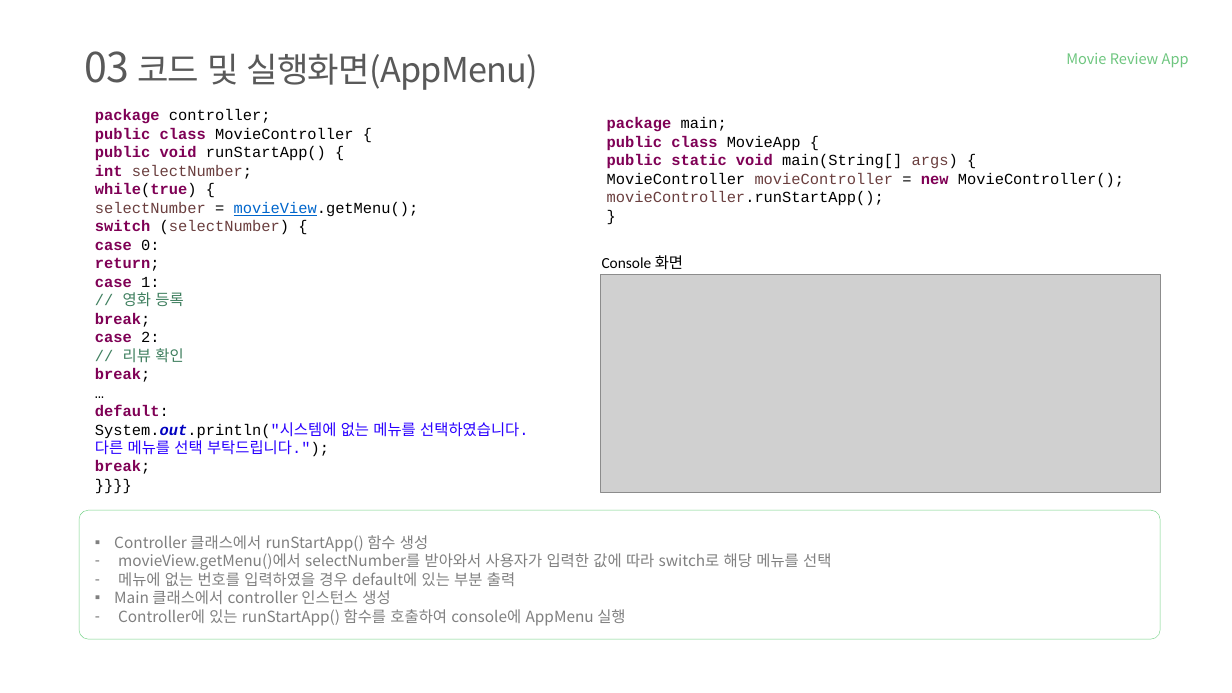
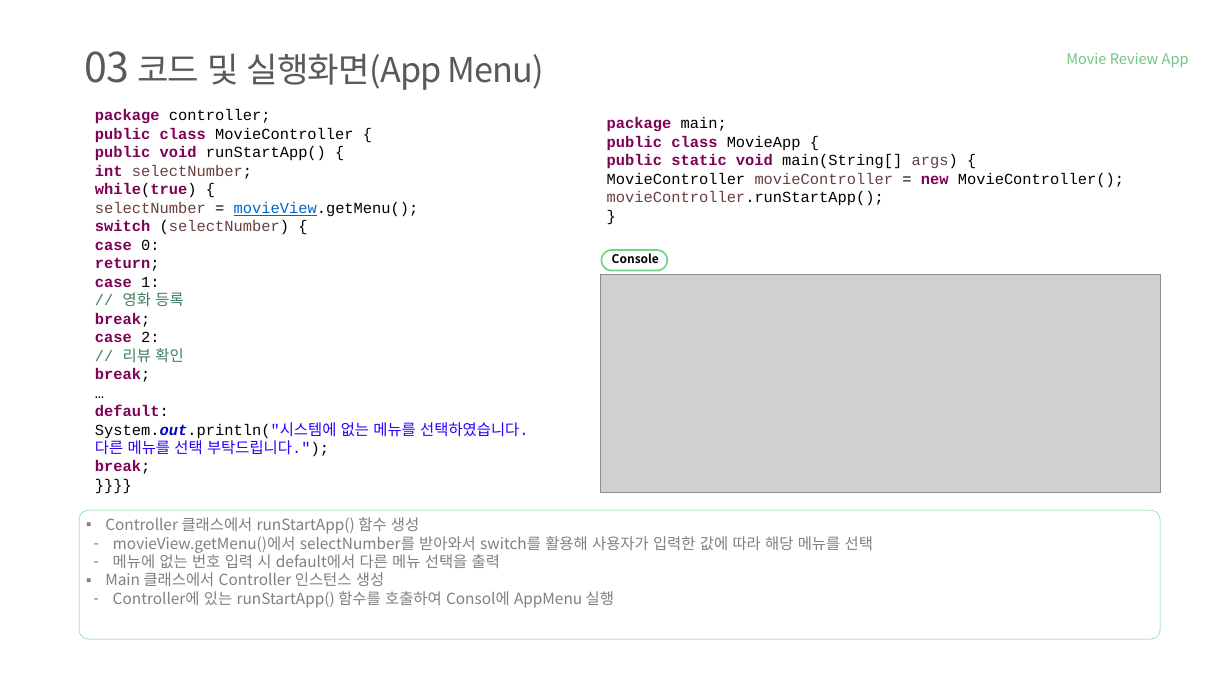
Before and after one commit to tnwjd121/MovieApp, a slide deck: slide 7 of ppt/국비(정보처리기능사)_백수정.pptx. Drawn at 1232x693 pixels with LibreOffice and Linux fonts; fonts in the diff are those of the drawing; grey boxes stand for pictures; background and template pictures are left out. Boxes give left, top, right and bottom in pixels: in the first picture for what was removed or moved away, otherwise in the second. Text is boxed around its words. In the diff, an @@ line names an element or a change of style, - is before the commit and + after.

```diff
--- a/ppt/국비(정보처리기능사)_백수정.pptx
+++ b/ppt/국비(정보처리기능사)_백수정.pptx
@@ text at [84, 51, 544, 90]: spaces changed @@
-03 코드 및 실행화면(AppMenu)
+03 코드 및 실행화면(App Menu)
@@ rounded rectangle added at [601, 250, 667, 270], outline #75D387 2 pt @@
@@ text at [612, 253, 659, 263]: text changed; size 18 to 14 pt; font Calibri to Noto Sans CJK KR; bold on @@
-Console 화면
+Console
@@ text "Controller 클래스에서 runStartApp() 함수 생성": place and size @@
-text "Controller 클래스에서 runStartApp() 함수 생성" at [114, 535, 831, 626]
+text "Controller 클래스에서 runStartApp() 함수 생성" at [105, 517, 873, 608]
@@ text at [105, 533, 873, 608]: text changed @@
-– movieView.getMenu()에서 selectNumber를 받아와서 사용자가 입력한 값에 따라 switch로 해당 메뉴를 선택
-– 메뉴에 없는 번호를 입력하였을 경우 default에 있는 부분 출력
-▪ Main 클래스에서 controller 인스턴스 생성
-– Controller에 있는 runStartApp() 함수를 호출하여 console에 AppMenu 실행
+– movieView.getMenu()에서 selectNumber를 받아와서 switch를 활용해 사용자가 입력한 값에 따라 해당 메뉴를 선택
+– 메뉴에 없는 번호 입력 시 default에서 다른 메뉴 선택을 출력
+▪ Main 클래스에서 Controller 인스턴스 생성
+– Controller에 있는 runStartApp() 함수를 호출하여 Consol에 AppMenu 실행
```
Also in this commit, not shown: 19 other slides changed.
